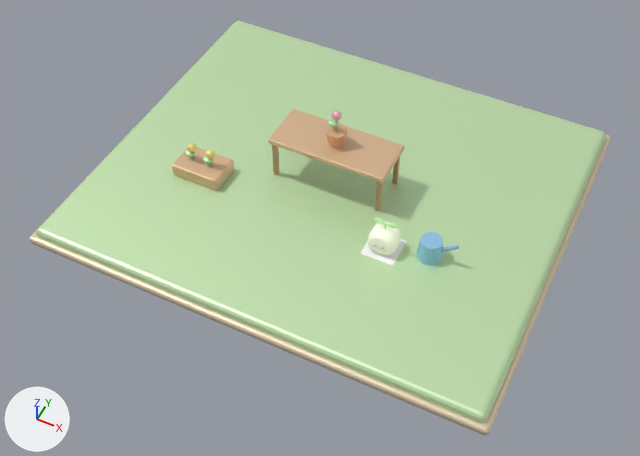
The glTF model game/art/models/buildings/greenhouse/building_greenhouse_L02.glb: old version first, new version second.
The view is the same before and after, from a 50 mm lens placed at (15.4, -32.8, 36.1), pointed at (0.6, -3.2, -0.8). Lighting does not change. The marker at lower left points along +X, +Y and +Z. The picture after the commit comes second. Where no turn or scale is listed for an object, it has been applied to the vertices.
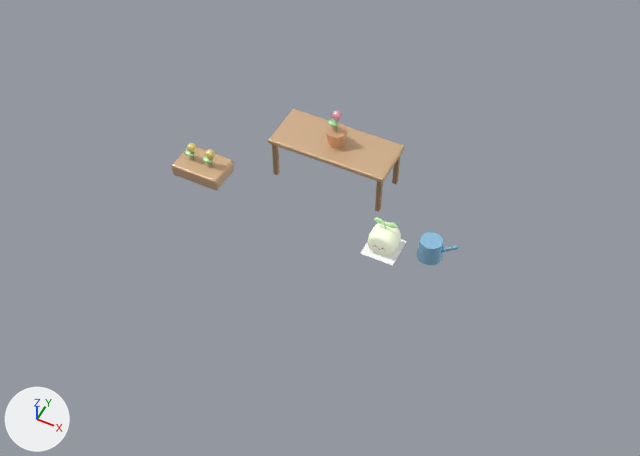
Pixel boxes (x1, y1, x2, y2) of what changed, in the pictures (640 x 456 px):
'Mesh_18', deleted (green): before (36, 21, 606, 423)
'Mesh_19', deleted: before (29, 26, 611, 435)

The change, as a list of edits to the scene's bpy script:
```text
Remove ob_mesh_18:
    ob_mesh_18 = bpy.data.objects.new('Mesh_18', me_mesh_18)
    ob_mesh_18.location = (0.0, 0.0, 0.0)
Remove ob_mesh_19:
    ob_mesh_19 = bpy.data.objects.new('Mesh_19', me_mesh_19)
    ob_mesh_19.location = (0.0, 0.0, 0.0)
```
